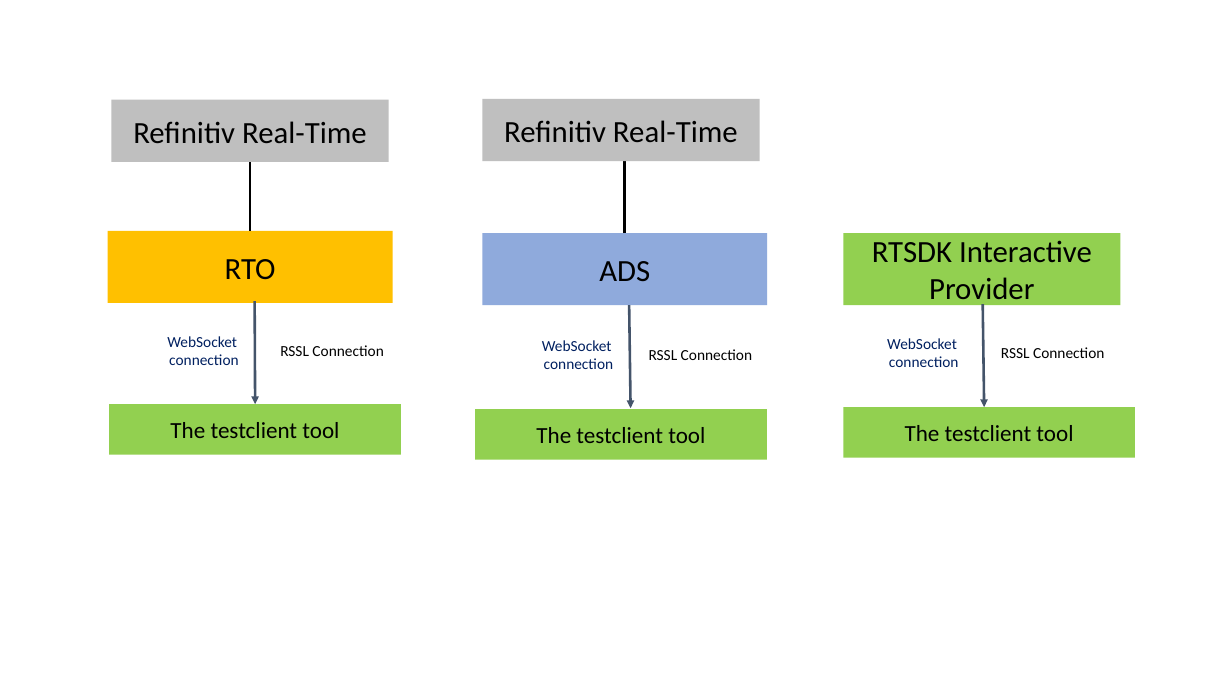
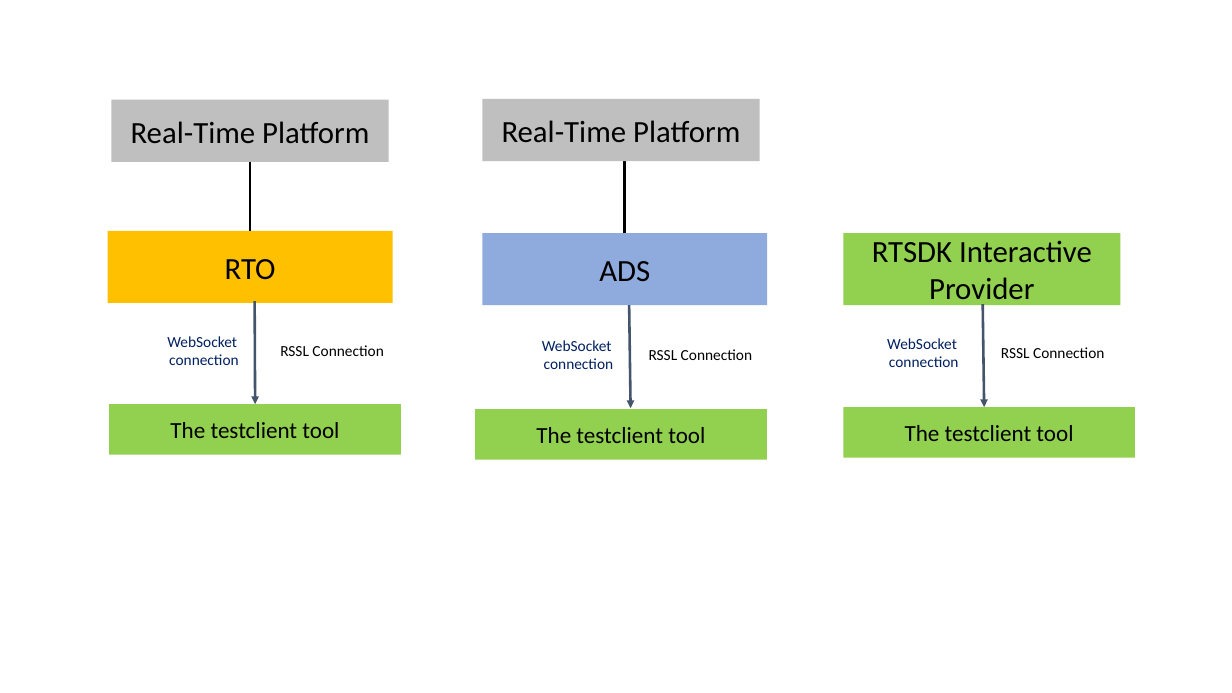
Before and after one commit to LSEG-API-Samples/Article.RTO.TestClient, a slide deck: slide 1 of diagram.pptx. Drawn at 1232x693 pixels with LibreOffice and Linux fonts; fonts in the diff are those of the drawing. Boxes give left, top, right and bottom in pixels: in the first picture for what was removed or moved away, otherwise in the second. Text is boxed around its words. In the diff, an @@ line names an element or a change of style, - is before the commit and + after.

```diff
--- a/diagram.pptx
+++ b/diagram.pptx
@@ text in rectangle at [131, 121, 369, 143]: text changed @@
-Refinitiv Real-Time
+Real-Time Platform
@@ text in rectangle at [502, 120, 740, 142]: text changed @@
-Refinitiv Real-Time
+Real-Time Platform
```
Also in this commit, not shown: 3 other files.
